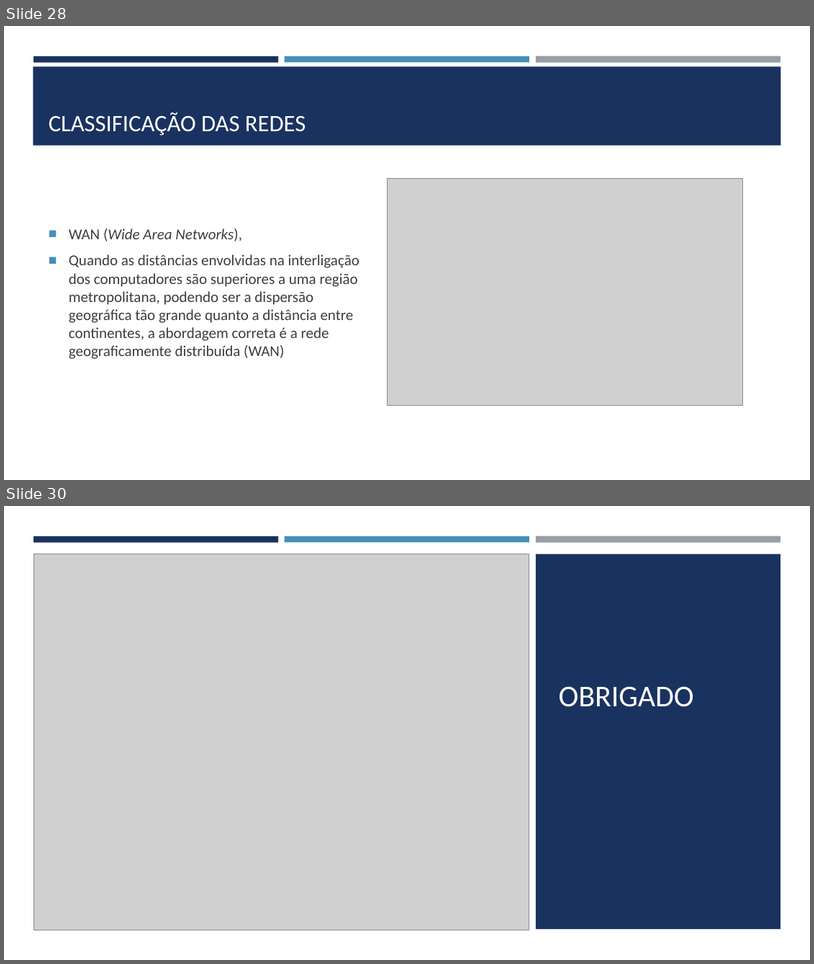
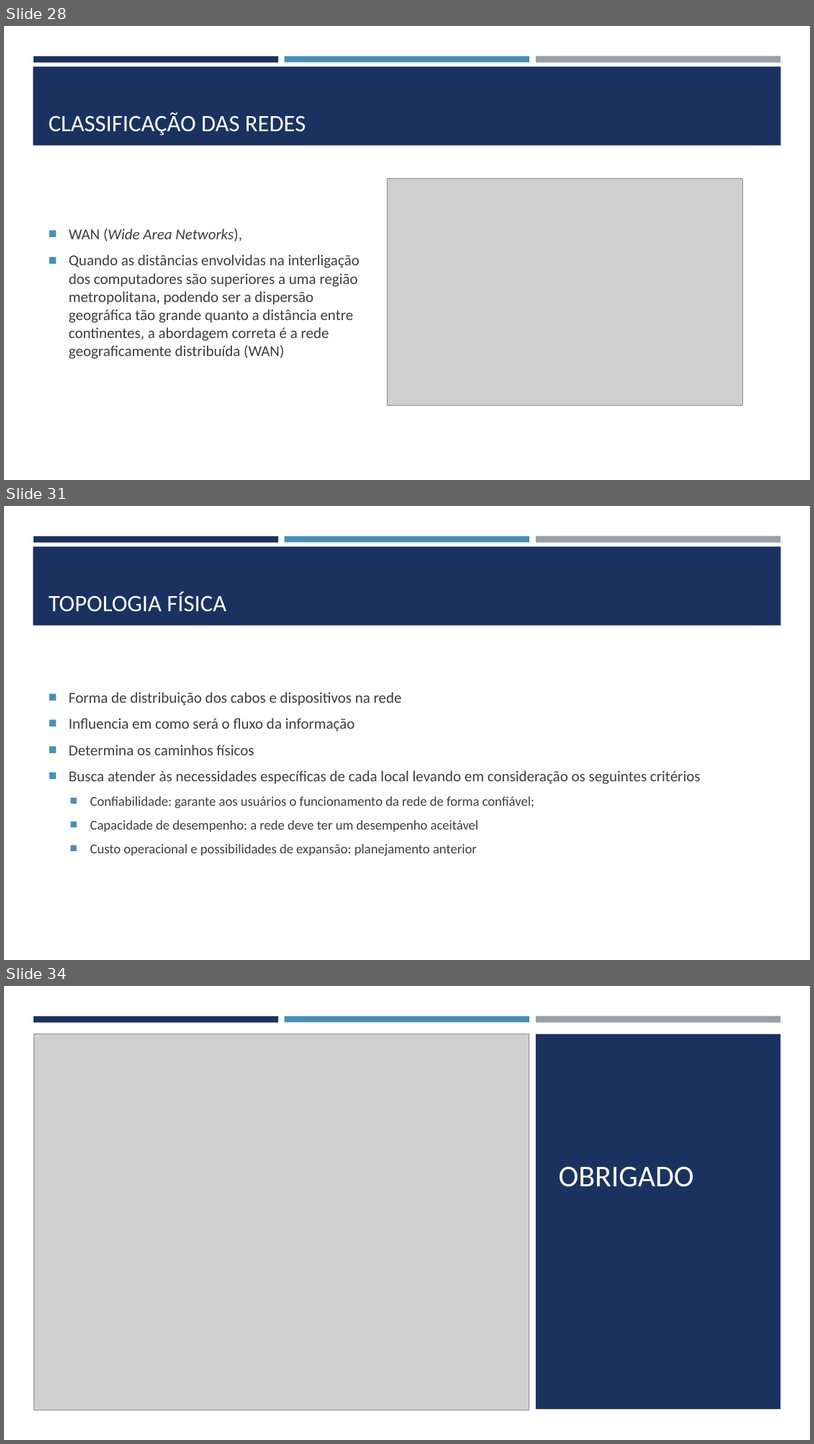
Before and after one commit to joelteixeiradacunha/aulas_php_mysql, a slide deck: Redes/REDES DE COMPUTADORES.pptx. Shown one above the other, each under a label of ours: slides 28 and 30 before the commit, slides 28, 31 and 34 after it; the slides between them are not shown. The pictures are 814x964 and 814x1444 pixels, drawn with LibreOffice and Linux fonts; fonts in the diff are those of the drawing; grey boxes stand for pictures. Boxes give left, top, right and bottom in pixels: in the first picture for what was removed or moved away, otherwise in the second. Text is boxed around its words. In the diff, an @@ line names an element or a change of style, - is before the commit and + after.

```diff
--- a/Redes/REDES DE COMPUTADORES.pptx
+++ b/Redes/REDES DE COMPUTADORES.pptx
@@ slide 31 added at box(4, 506, 810, 960), background #FFFFFF; not listed: 4 template elements that a slide beside it also shows @@
@@ title added at box(49, 592, 226, 612), 28 pt, text #FFFFFF @@
+TOPOLOGIA FÍSICA
@@ text added at box(69, 692, 701, 855), 18 pt, text #3D3D3D @@
+■ Forma de distribuição dos cabos e dispositivos na rede
+■ Influencia em como será o fluxo da informação
+■ Determina os caminhos físicos
+■ Busca atender às necessidades específicas de cada local levando em consideração os seguintes critérios
+  ■ Confiabilidade: garante aos usuários o funcionamento da rede de forma confiável;
+  ■ Capacidade de desempenho: a rede deve ter um desempenho aceitável
+  ■ Custo operacional e possibilidades de expansão: planejamento anterior
@@ what was slide 30 is now slide 34 @@
```
Also in this commit, not shown: 1 slide changed, 3 other slides added, 2 other files.
